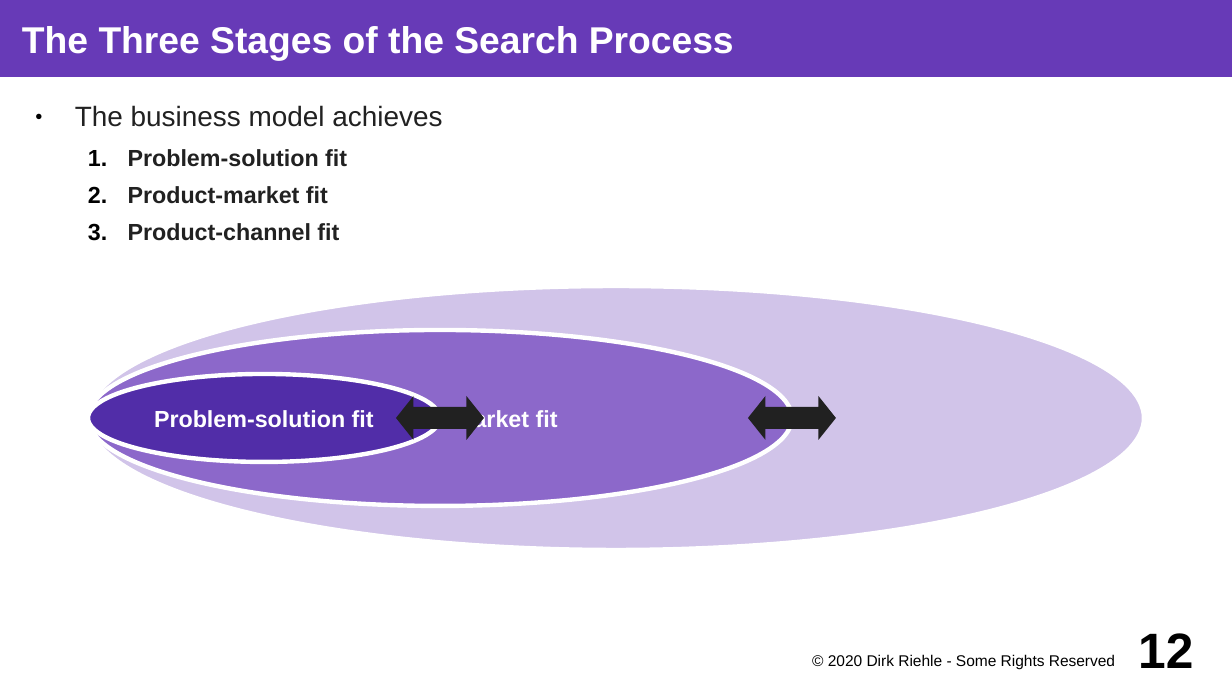
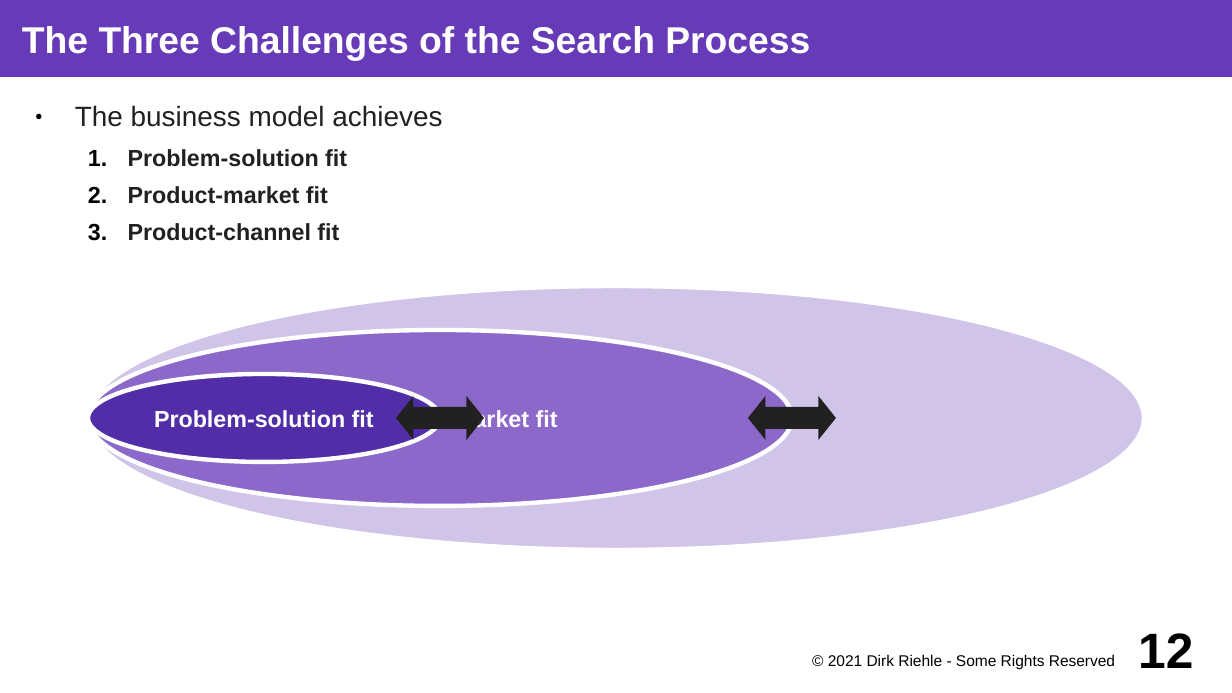
Before and after one commit to dirkriehle/coss-course, a slide deck: slide 12 of Lecture slides/COSS D01 - Software Startups.odp. Drawn at 1232x693 pixels with LibreOffice and Linux fonts; fonts in the diff are those of the drawing. Boxes give left, top, right and bottom in pixels: in the first picture for what was removed or moved away, otherwise in the second. Text is boxed around its words. In the diff, an @@ line names an element or a change of style, - is before the commit and + after.

```diff
--- a/Lecture slides/COSS D01 - Software Startups.odp
+++ b/Lecture slides/COSS D01 - Software Startups.odp
@@ title at [22,26,810,61]: text changed @@
-The Three Stages of the Search Process
+The Three Challenges of the Search Process
@@ text at [828,654,1115,670]: text changed @@
-© 2020 Dirk Riehle - Some Rights Reserved
+© 2021 Dirk Riehle - Some Rights Reserved
```
Also in this commit, not shown: 45 other slides changed, 2 slides added, 5 other files.
